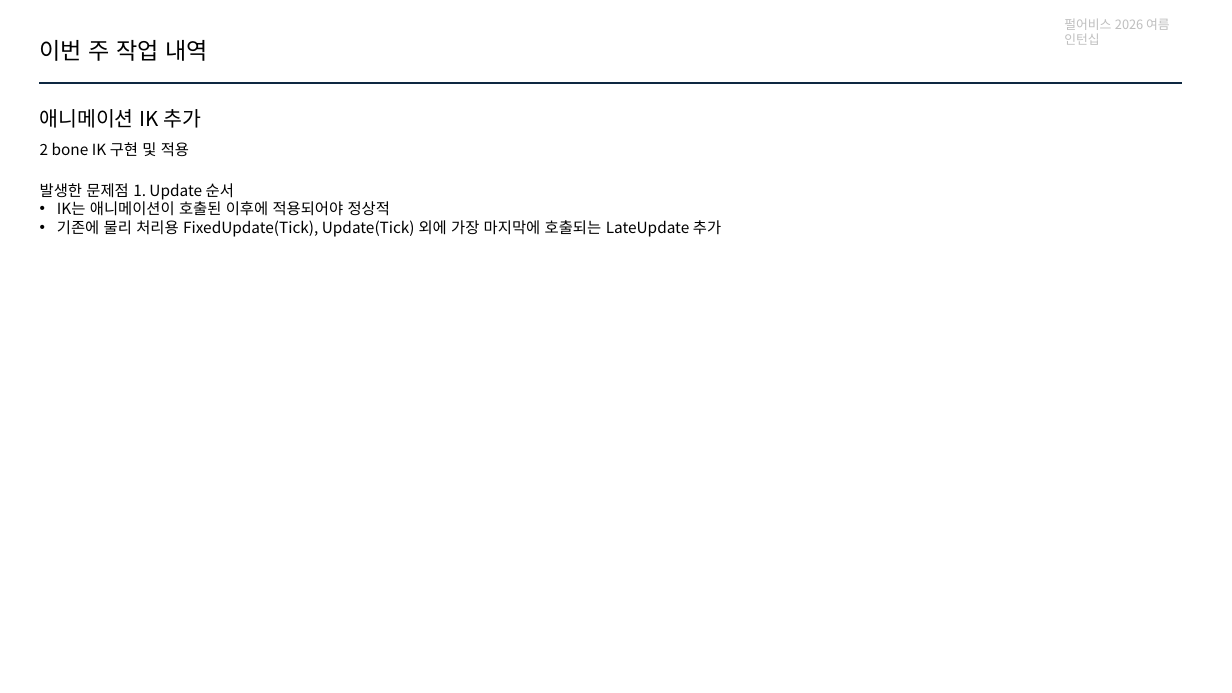
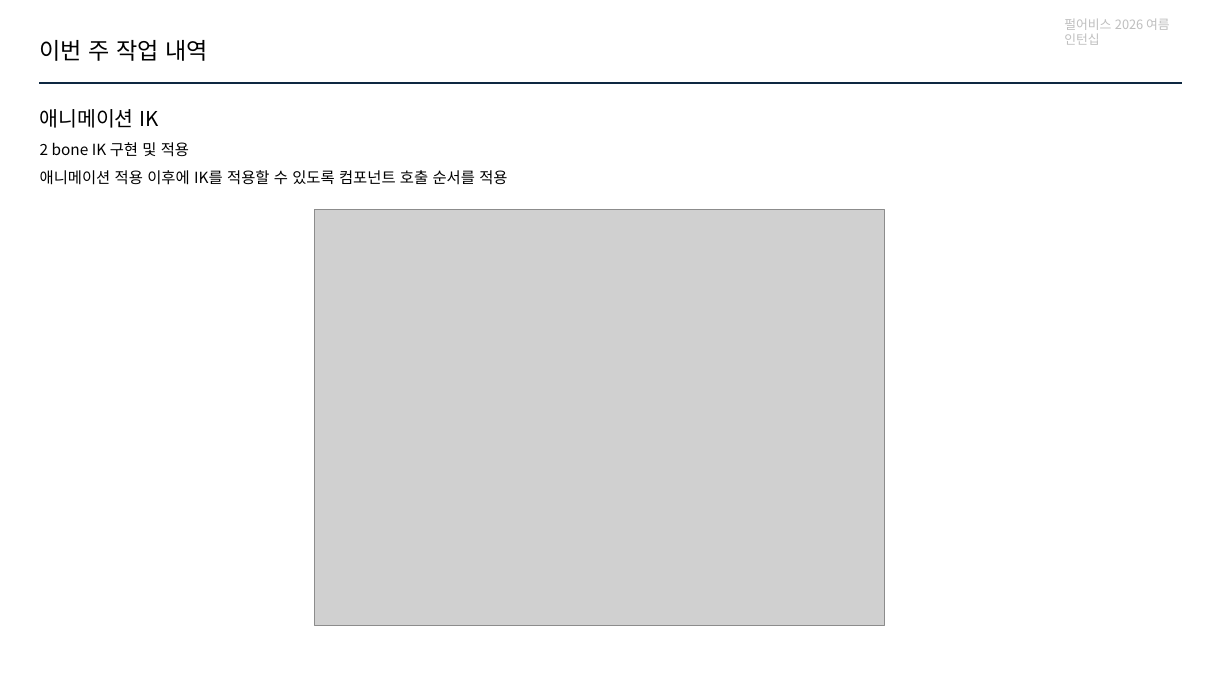
Before and after one commit to jhk0701/PA26-Character-Animation-Parkour, a slide deck: slide 5 of PPT/week5.pptx. Drawn at 1232x693 pixels with LibreOffice and Linux fonts; fonts in the diff are those of the drawing; grey boxes stand for pictures. Boxes give left, top, right and bottom in pixels: in the first picture for what was removed or moved away, otherwise in the second. Text is boxed around its words. In the diff, an @@ line names an element or a change of style, - is before the commit and + after.

Commit message:
Docs: ppt 이미지 추가

```diff
--- a/PPT/week5.pptx
+++ b/PPT/week5.pptx
@@ text at (40, 109, 159, 128): text changed @@
-애니메이션 IK 추가
+애니메이션 IK
@@ text at (40, 170, 507, 185): text changed @@
-발생한 문제점 1. Update 순서
-• IK는 애니메이션이 호출된 이후에 적용되어야 정상적
-• 기존에 물리 처리용 FixedUpdate(Tick), Update(Tick) 외에 가장 마지막에 호출되는 LateUpdate 추가
+애니메이션 적용 이후에 IK를 적용할 수 있도록 컴포넌트 호출 순서를 적용
@@ picture added at (314, 209, 884, 626) @@
```
Also in this commit, not shown: 6 other slides changed, 2 slides added, 5 other files.
